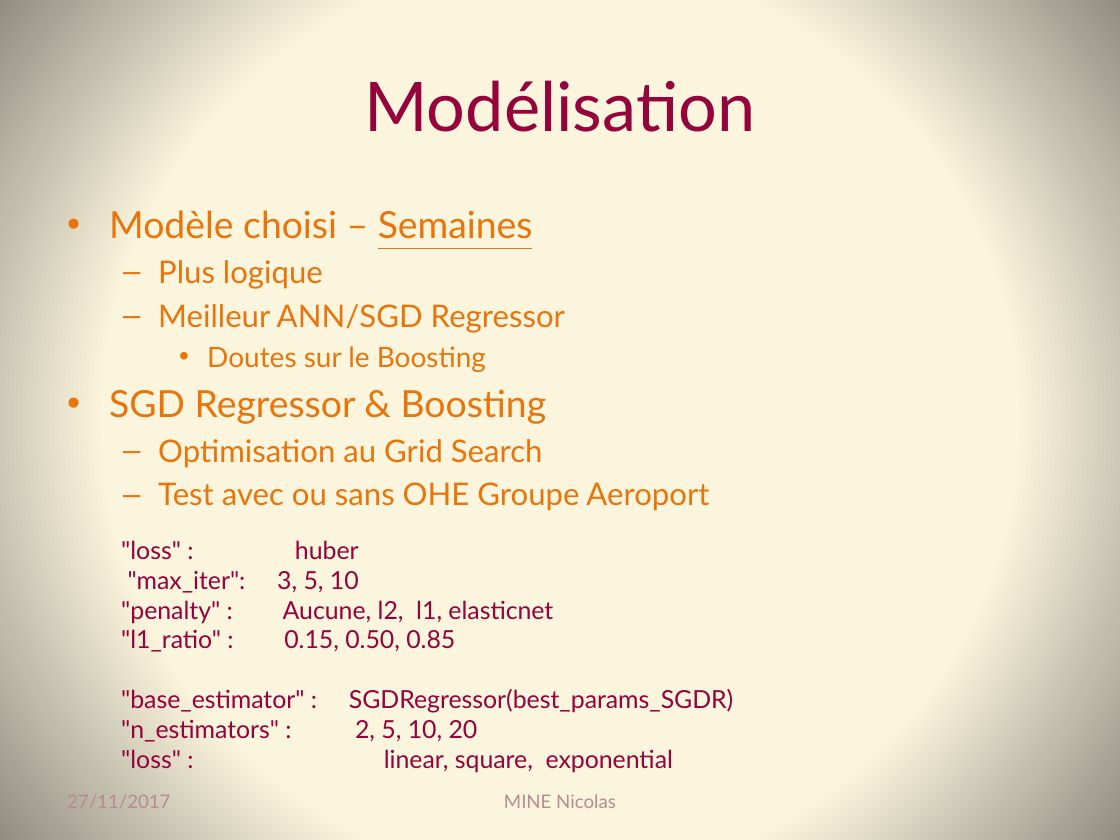
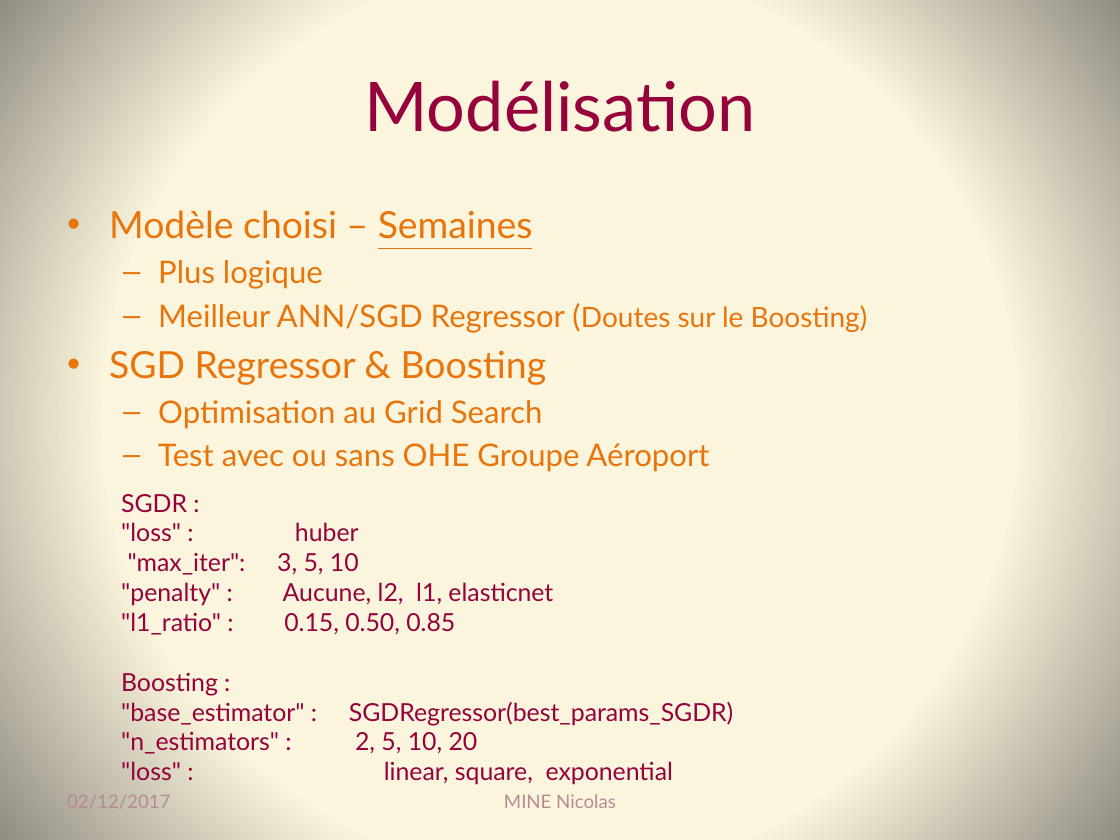
Before and after one commit to Coni63/OC_DS, a slide deck: slide 18 of P4/Presentation-projet_4.pptx (slide 17 before the commit). Drawn at 1120x840 pixels with LibreOffice and Linux fonts; fonts in the diff are those of the drawing. Boxes give left, top, right and bottom in pixels: in the first picture for what was removed or moved away, otherwise in the second. Text is boxed around its words. In the diff, an @@ line names an element or a change of style, - is before the commit and + after.

```diff
--- a/P4/Presentation-projet_4.pptx
+++ b/P4/Presentation-projet_4.pptx
@@ text at (x1=158, y1=304, x2=868, y2=333): text changed @@
-  – Meilleur ANN/SGD Regressor
-    • Doutes sur le Boosting
+  – Meilleur ANN/SGD Regressor (Doutes sur le Boosting)
@@ text at (x1=158, y1=443, x2=709, y2=472): text changed @@
-  – Test avec ou sans OHE Groupe Aeroport
+  – Test avec ou sans OHE Groupe Aéroport
@@ text "SGDR :" moved from (x1=121, y1=540, x2=733, y2=773) to (x1=121, y1=494, x2=733, y2=785) @@
@@ text at (x1=121, y1=494, x2=187, y2=513): paragraph added @@
+SGDR :
@@ text at (x1=121, y1=673, x2=218, y2=696): paragraph added @@
+Boosting :
@@ text at (x1=67, y1=795, x2=170, y2=808): text changed @@
-27/11/2017
+02/12/2017
```
Also in this commit, not shown: 21 other slides changed, 15 slides added, 1 slide removed, 25 other files.
